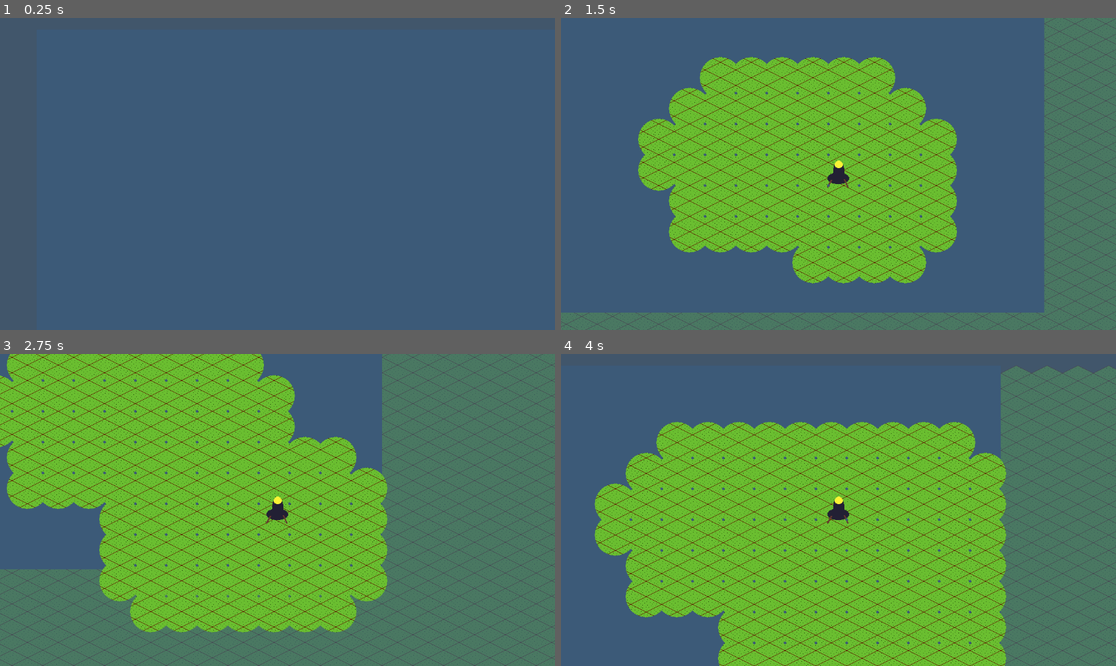
Above: before the commit, frames 1-4 (two rows, left to right).
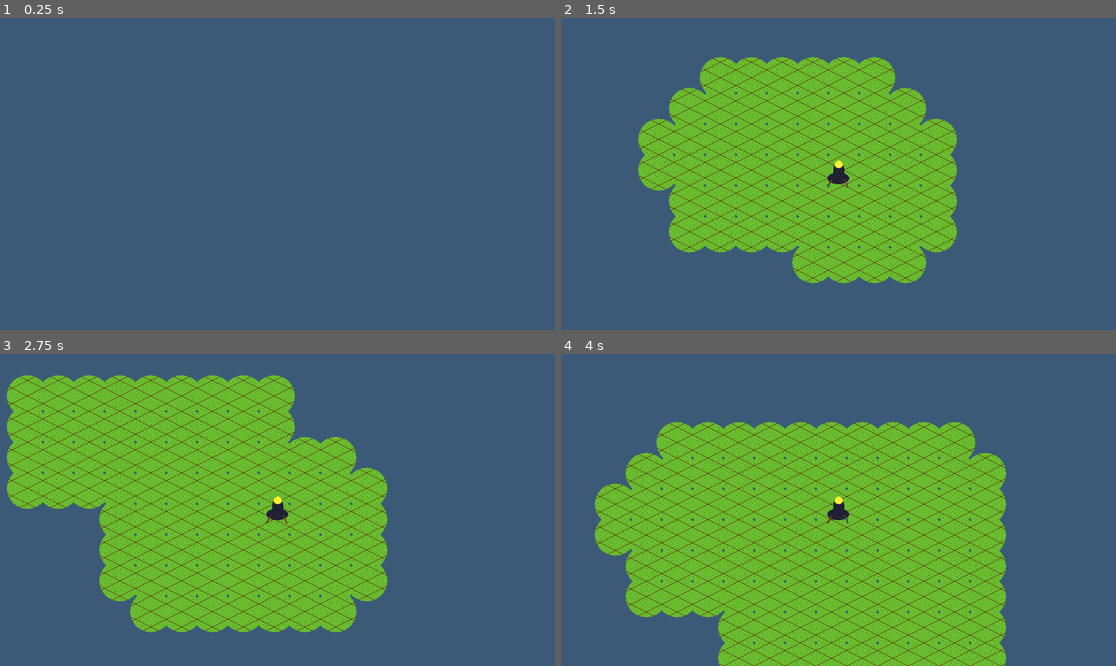
Above: after the commit, the same moments.

Repository: emersonh16/drifterz
Game: Godot game, scene res://src/world.tscn
Same seed, same stepped clock (60 frames per second), same inputs: the game is played once before the commit and once after it.
Inputs:
- Up to frame 1 (0.25 s): no input
- Up to frame 2 (1.5 s): tap Enter at 0.5 s; hold Right (ui_right) 0.53-1.28 s; hold Down (ui_down) from 1.28 s (still down)
- Up to frame 3 (2.75 s): release Down (ui_down) at 2.03 s; hold Right (ui_right) from 2.03 s (still down)
- Up to frame 4 (4 s): release Right (ui_right) at 2.78 s; hold W (ui_up) 2.78-3.53 s; hold Left (ui_left) from 3.53 s (still down)

The runs differ from the first frame. In frame 2, 17% of the frame differs, in the area x 0-100%, y 0-100%; in frame 3, 47%; in frame 4, 19%.

Commit message:
its working

Diff:
--- a/src/vfx/FogPainter.gd
+++ b/src/vfx/FogPainter.gd
@@ -1,22 +1,43 @@
 extends Node2D
 
 func _process(_delta: float) -> void:
-	# We redraw every frame to ensure smooth movement/updates
-	# (We will optimize this later if the dictionary gets huge)
 	queue_redraw()
 
 func _draw() -> void:
-	# 1. Set the "Hole" color to White
+	# 1. Get the Main Camera and Screen Stats
+	var viewport = get_viewport()
+	var camera = get_tree().root.get_camera_2d()
+	if not camera: return
+
+	var screen_size = viewport.size
+	var cam_pos = camera.global_position
+
+	# 2. Fill the screen with "Fog" (Black) - equivalent to JS ctx.fillRect
+	# We draw a massive rectangle covering the viewport to ensure opacity
+	draw_rect(Rect2(Vector2.ZERO, screen_size), Color.BLACK)
+
+	# 3. Setup "Hole" Drawing (Destination-Out equivalent)
+	# In Godot, we draw transparent shapes on top, but for the shader mask,
+	# we usually draw White on Black (or vice versa).
+	# Let's draw WHITE circles that the shader will turn Transparent.
 	var hole_color = Color.WHITE
 	var tile_size = MiasmaManager.TILE_SIZE
+	var half_size = Vector2(tile_size, tile_size) / 2.0
 
-	# 2. Loop through every cleared tile in the Manager
+	# 4. Calculate the Camera Offset (The JS Logic: -cx + w/2)
+	# This vector converts a World Coordinate to a Screen Coordinate
+	var screen_center = Vector2(screen_size.x / 2.0, screen_size.y / 2.0)
+	var world_to_screen_offset = screen_center - cam_pos
+
+	# 5. Draw the Holes
 	for grid_pos in MiasmaManager.cleared_tiles:
-		# 3. Convert Grid Coordinate -> World Position
-		# (Note: If your game is Isometric, we will adjust this math shortly)
-		var draw_pos = Vector2(grid_pos.x * tile_size, grid_pos.y * tile_size)
+		var world_pos = Vector2(grid_pos.x * tile_size, grid_pos.y * tile_size)
 
-		# 4. Draw a Circle for the hole (Soft and organic)
-		# We add half a tile size to center it
-		var center = draw_pos + Vector2(tile_size / 2.0, tile_size / 2.0)
-		draw_circle(center, tile_size / 1.5, hole_color)
+		# KEY FIX: Manually convert to Screen Space
+		var screen_draw_pos = world_pos + world_to_screen_offset
+
+		# Optimization: Don't draw if way off screen (Culling)
+		if not Rect2(Vector2.ZERO, screen_size).has_point(screen_draw_pos):
+			continue
+
+		draw_circle(screen_draw_pos + half_size, tile_size / 1.5, hole_color)
--- a/src/world.tscn
+++ b/src/world.tscn
@@ -3,7 +3,6 @@
 [ext_resource type="Script" uid="uid://bp1c45262n86m" path="res://World.gd" id="1_0qwtu"]
 [ext_resource type="PackedScene" uid="uid://dsksrds112u2s" path="res://src/entities/DerelictLogic.tscn" id="1_tp5op"]
 [ext_resource type="Texture2D" uid="uid://bqkb4sb6pdwp4" path="res://src/sprites/meadow2.png" id="2_xlegt"]
-[ext_resource type="Script" path="res://src/vfx/MaskSync.gd" id="4_t101k"]
 [ext_resource type="Shader" path="res://src/vfx/MiasmaHole.gdshader" id="4_usxdn"]
 [ext_resource type="Script" path="res://src/vfx/FogPainter.gd" id="5_36ipd"]
 
@@ -35,6 +34,7 @@
 position = Vector2(500, 300)
 
 [node name="MiasmaSheet" type="CanvasLayer" parent="."]
+follow_viewport_enabled = false
 
 [node name="MiasmaColorRect" type="ColorRect" parent="MiasmaSheet"]
 material = SubResource("ShaderMaterial_jvefd")
@@ -57,8 +57,5 @@
 grow_vertical = 2
 color = Color(0, 0, 0, 1)
 
-[node name="MaskCamera" type="Camera2D" parent="FogMask"]
-script = ExtResource("4_t101k")
-
 [node name="FogPainter" type="Node2D" parent="FogMask"]
 script = ExtResource("5_36ipd")
